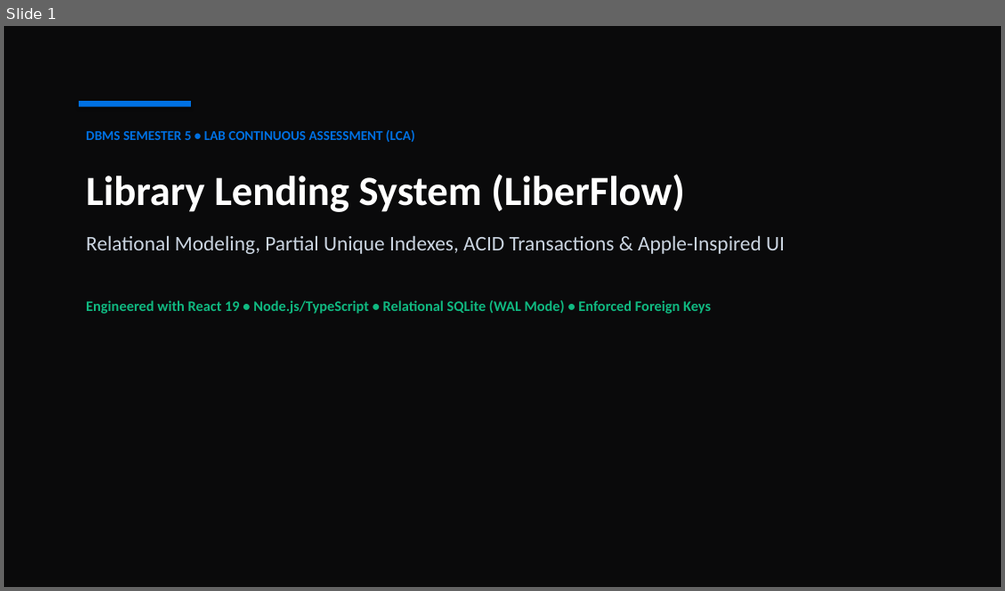
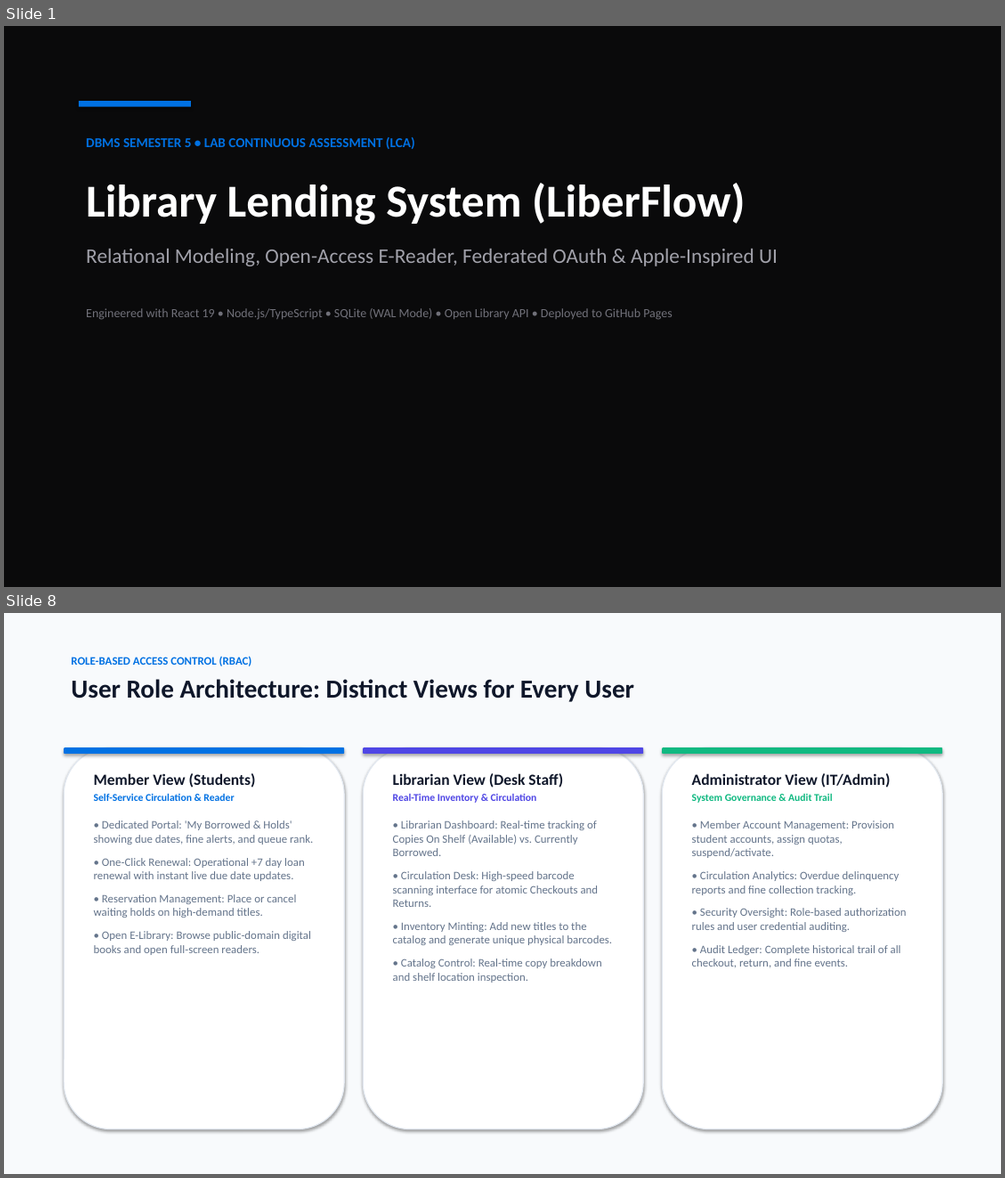
Before and after one commit to themellowhost/library-lending-system, a slide deck: Library_Lending_System_Presentation.pptx. Shown one above the other, each under a label of ours: slide 1 before the commit, slides 1 and 8 after it; the slides between them are not shown. The pictures are 1005x591 and 1005x1178 pixels, drawn with LibreOffice and Linux fonts; fonts in the diff are those of the drawing. Boxes give left, top, right and bottom in pixels: in the first picture for what was removed or moved away, otherwise in the second. Text is boxed around its words. In the diff, an @@ line names an element or a change of style, - is before the commit and + after.

Commit message:
docs: Update presentation deck to include open-access e-reader, RBAC role views, federated OAuth, and renewal engine

```diff
--- a/Library_Lending_System_Presentation.pptx
+++ b/Library_Lending_System_Presentation.pptx
@@ slide 8 added at [4, 613, 1001, 1174], background #FFFFFF @@
@@ rectangle added at [4, 613, 1001, 1174], fill #F8FAFC @@
@@ text added at [71, 656, 634, 702], 25 pt, text #0F172A, bold @@
+ROLE-BASED ACCESS CONTROL (RBAC)
+User Role Architecture: Distinct Views for Every User
@@ rounded rectangle added at [64, 747, 344, 1129], fill #FFFFFF, outline #E2E8F0 1 pt @@
@@ rounded rectangle added at [64, 747, 344, 754], fill #0071E3 @@
@@ rounded rectangle added at [363, 747, 643, 1129], fill #FFFFFF, outline #E2E8F0 1 pt @@
@@ rounded rectangle added at [363, 747, 643, 754], fill #4F46E5 @@
@@ rounded rectangle added at [662, 747, 942, 1129], fill #FFFFFF, outline #E2E8F0 1 pt @@
@@ rounded rectangle added at [662, 747, 942, 754], fill #10B981 @@
@@ text added at [94, 773, 313, 955], 11 pt, text #64748B @@
+Member View (Students)
+Self-Service Circulation & Reader
+• Dedicated Portal: 'My Borrowed & Holds' showing due dates, fine alerts, and queue rank.
+• One-Click Renewal: Operational +7 day loan renewal with instant live due date updates.
+• Reservation Management: Place or cancel waiting holds on high-demand titles.
+• Open E-Library: Browse public-domain digital books and open full-screen readers.
@@ text added at [393, 773, 612, 982], 11 pt, text #64748B @@
+Librarian View (Desk Staff)
+Real-Time Inventory & Circulation
+• Librarian Dashboard: Real-time tracking of Copies On Shelf (Available) vs. Currently Borrowed.
+• Circulation Desk: High-speed barcode scanning interface for atomic Checkouts and Returns.
+• Inventory Minting: Add new titles to the catalog and generate unique physical barcodes.
+• Catalog Control: Real-time copy breakdown and shelf location inspection.
@@ text added at [692, 773, 906, 968], 11 pt, text #64748B @@
+Administrator View (IT/Admin)
+System Governance & Audit Trail
+• Member Account Management: Provision student accounts, assign quotas, suspend/activate.
+• Circulation Analytics: Overdue delinquency reports and fine collection tracking.
+• Security Oversight: Role-based authorization rules and user credential auditing.
+• Audit Ledger: Complete historical trail of all checkout, return, and fine events.
@@ slide 1 changed as well @@
@@ text "DBMS SEMESTER 5 • LAB ...": place and size @@
-text "DBMS SEMESTER 5 • LAB ..." at [86, 130, 785, 313]
+text "DBMS SEMESTER 5 • LAB ..." at [86, 137, 777, 320]
@@ text at [86, 183, 745, 224]: size 40 to 44 pt in "Library Lending System (LiberFlow)" @@
@@ text at [86, 248, 777, 320]: text changed; size 14 to 12 pt; text colour #10B981 to #71717A; bold off @@
-Relational Modeling, Partial Unique Indexes, ACID Transactions & Apple-Inspired UI
-Engineered with React 19 • Node.js/TypeScript • Relational SQLite (WAL Mode) • Enforced Foreign Keys
+Relational Modeling, Open-Access E-Reader, Federated OAuth & Apple-Inspired UI
+Engineered with React 19 • Node.js/TypeScript • SQLite (WAL Mode) • Open Library API • Deployed to GitHub Pages
```
Also in this commit, not shown: 7 other slides changed, 1 other slide added, 2 slides removed, 1 other file.
